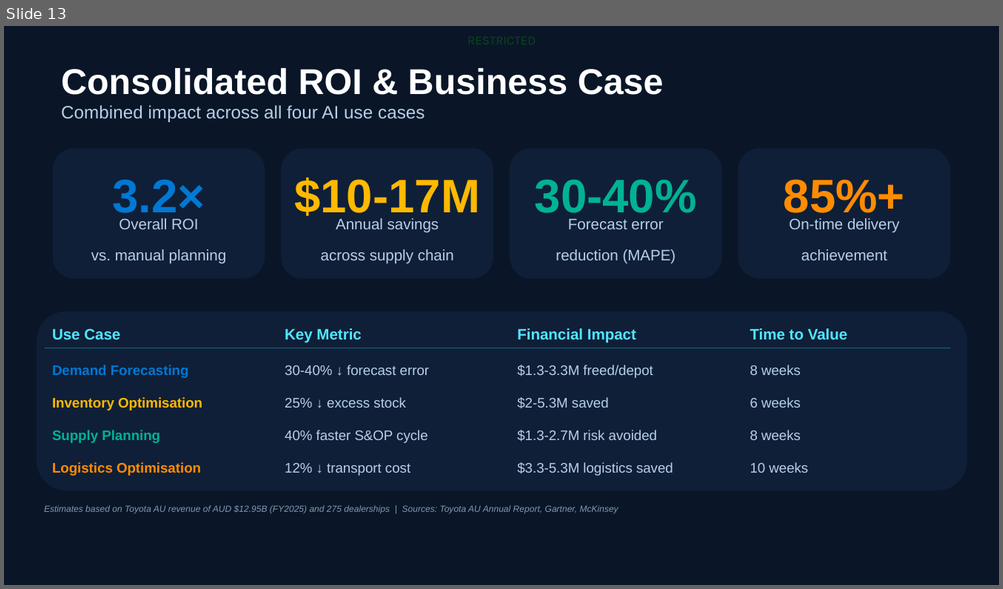
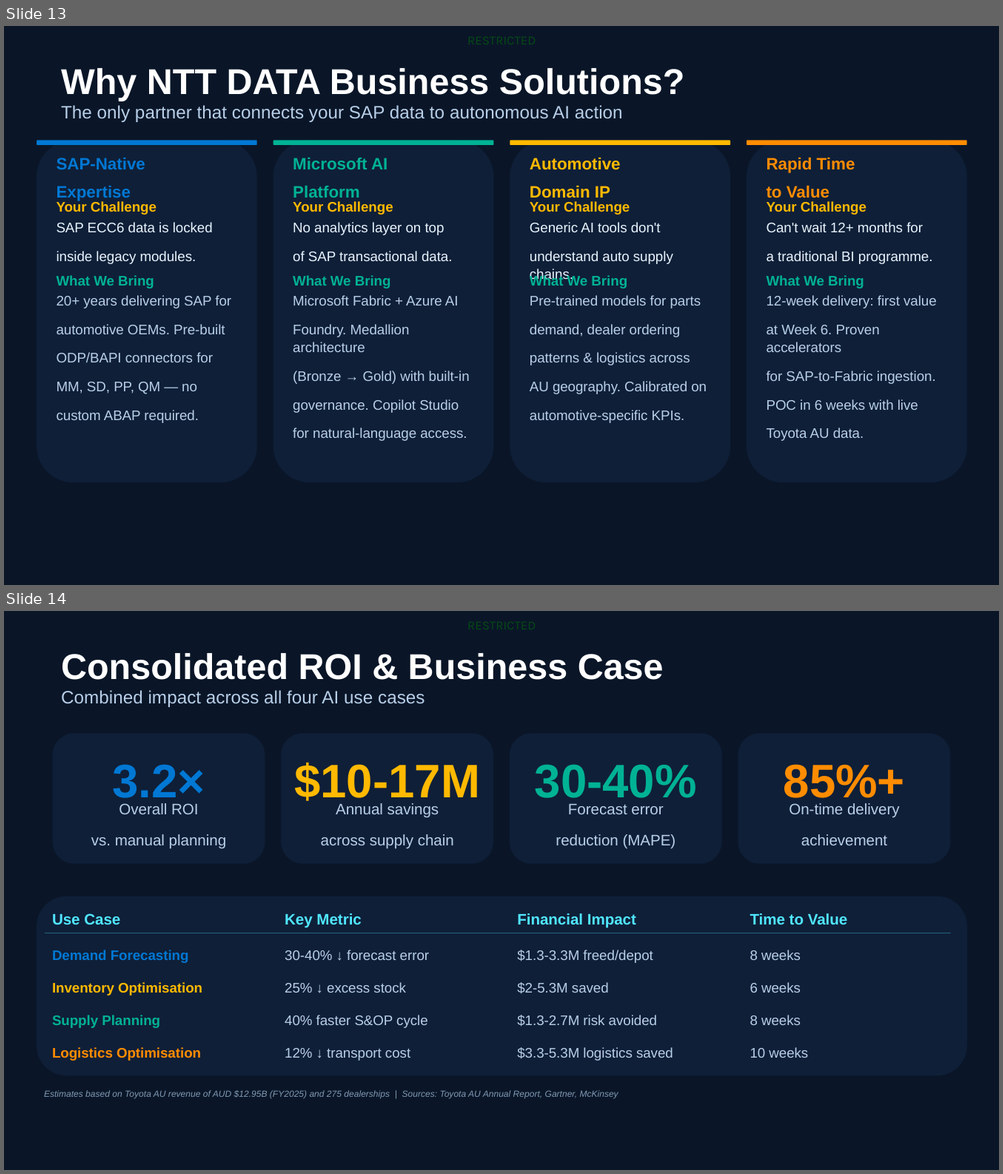
Before and after one commit to bhartiya75/ntt, a slide deck: backend/generated_ppts/NDBS_SAP_Supply_Chain_AI_v2.0.pptx. Shown one above the other, each under a label of ours: slide 13 before the commit, slides 13 and 14 after it. The pictures are 1003x589 and 1003x1174 pixels, drawn with LibreOffice and Linux fonts; fonts in the diff are those of the drawing; background and template pictures are left out. Boxes give left, top, right and bottom in pixels: in the first picture for what was removed or moved away, otherwise in the second. Text is boxed around its words. In the diff, an @@ line names an element or a change of style, - is before the commit and + after.

```diff
--- a/backend/generated_ppts/NDBS_SAP_Supply_Chain_AI_v2.0.pptx
+++ b/backend/generated_ppts/NDBS_SAP_Supply_Chain_AI_v2.0.pptx
@@ slide 13 added at (x1=4, y1=26, x2=999, y2=585), background #0A1628; not listed: 1 template element that a slide beside it also shows @@
@@ text added at (x1=61, y1=68, x2=684, y2=101), 34.7 pt, text #FFFFFF, bold @@
+Why NTT DATA Business Solutions?
@@ text added at (x1=61, y1=105, x2=623, y2=122), 17.3 pt, text #B8CFE8 @@
+The only partner that connects your SAP data to autonomous AI action
@@ rounded rectangle added at (x1=37, y1=140, x2=257, y2=483), fill #0F1F38 @@
@@ rounded rectangle added at (x1=37, y1=140, x2=257, y2=145), fill #0078D4 @@
@@ text added at (x1=57, y1=158, x2=145, y2=202), 16 pt, text #0078D4, bold @@
+SAP-Native
+Expertise
@@ rounded rectangle added at (x1=273, y1=140, x2=493, y2=483), fill #0F1F38 @@
@@ rounded rectangle added at (x1=273, y1=140, x2=493, y2=145), fill #00B294 @@
@@ text added at (x1=293, y1=158, x2=387, y2=202), 16 pt, text #00B294, bold @@
+Microsoft AI
+Platform
@@ rounded rectangle added at (x1=510, y1=140, x2=730, y2=483), fill #0F1F38 @@
@@ rounded rectangle added at (x1=510, y1=140, x2=730, y2=145), fill #FFB900 @@
@@ text added at (x1=529, y1=157, x2=620, y2=202), 16 pt, text #FFB900, bold @@
+Automotive
+Domain IP
@@ rounded rectangle added at (x1=746, y1=140, x2=967, y2=483), fill #0F1F38 @@
@@ rounded rectangle added at (x1=746, y1=140, x2=967, y2=145), fill #FF8C00 @@
@@ text added at (x1=766, y1=157, x2=855, y2=202), 16 pt, text #FF8C00, bold @@
+Rapid Time
+to Value
@@ text added at (x1=57, y1=201, x2=156, y2=215), 13.3 pt, text #FFB900, bold @@
+Your Challenge
@@ text added at (x1=293, y1=201, x2=393, y2=215), 13.3 pt, text #FFB900, bold @@
+Your Challenge
@@ text added at (x1=529, y1=201, x2=629, y2=215), 13.3 pt, text #FFB900, bold @@
+Your Challenge
@@ text added at (x1=766, y1=201, x2=866, y2=215), 13.3 pt, text #FFB900, bold @@
+Your Challenge
@@ text added at (x1=57, y1=222, x2=213, y2=232), 13.3 pt, text #E8F4FD @@
+SAP ECC6 data is locked
+inside legacy modules.
@@ text added at (x1=293, y1=222, x2=444, y2=235), 13.3 pt, text #E8F4FD @@
+No analytics layer on top
+of SAP transactional data.
@@ text added at (x1=529, y1=222, x2=660, y2=232), 13.3 pt, text #E8F4FD @@
+Generic AI tools don't
+understand auto supply chains.
@@ text added at (x1=766, y1=222, x2=922, y2=232), 13.3 pt, text #E8F4FD @@
+Can't wait 12+ months for
+a traditional BI programme.
@@ text added at (x1=57, y1=275, x2=154, y2=289), 13.3 pt, text #00B294, bold @@
+What We Bring
@@ text added at (x1=293, y1=275, x2=391, y2=289), 13.3 pt, text #00B294, bold @@
+What We Bring
@@ text added at (x1=529, y1=275, x2=627, y2=289), 13.3 pt, text #00B294, bold @@
+What We Bring
@@ text added at (x1=766, y1=275, x2=864, y2=289), 13.3 pt, text #00B294, bold @@
+What We Bring
@@ text added at (x1=57, y1=295, x2=231, y2=423), 13.3 pt, text #B8CFE8 @@
+20+ years delivering SAP for
+automotive OEMs. Pre-built
+ODP/BAPI connectors for
+MM, SD, PP, QM — no
+custom ABAP required.
@@ text added at (x1=293, y1=295, x2=469, y2=441), 13.3 pt, text #B8CFE8 @@
+Microsoft Fabric + Azure AI
+Foundry. Medallion architecture
+(Bronze → Gold) with built-in
+governance. Copilot Studio
+for natural-language access.
@@ text added at (x1=529, y1=295, x2=706, y2=423), 13.3 pt, text #B8CFE8 @@
+Pre-trained models for parts
+demand, dealer ordering
+patterns & logistics across
+AU geography. Calibrated on
+automotive-specific KPIs.
@@ text added at (x1=766, y1=295, x2=936, y2=441), 13.3 pt, text #B8CFE8 @@
+12-week delivery: first value
+at Week 6. Proven accelerators
+for SAP-to-Fabric ingestion.
+POC in 6 weeks with live
+Toyota AU data.
@@ what was slide 13 is now slide 14 @@
```
Also in this commit, not shown: 2 slides changed, 1 other file.
